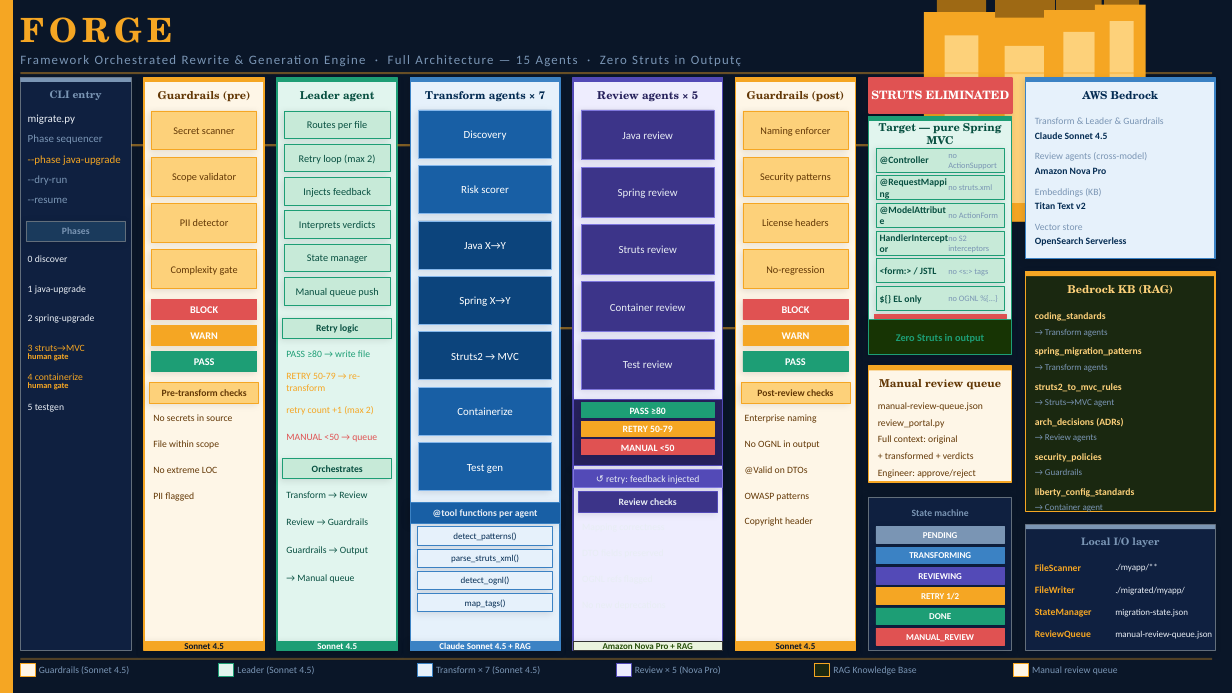
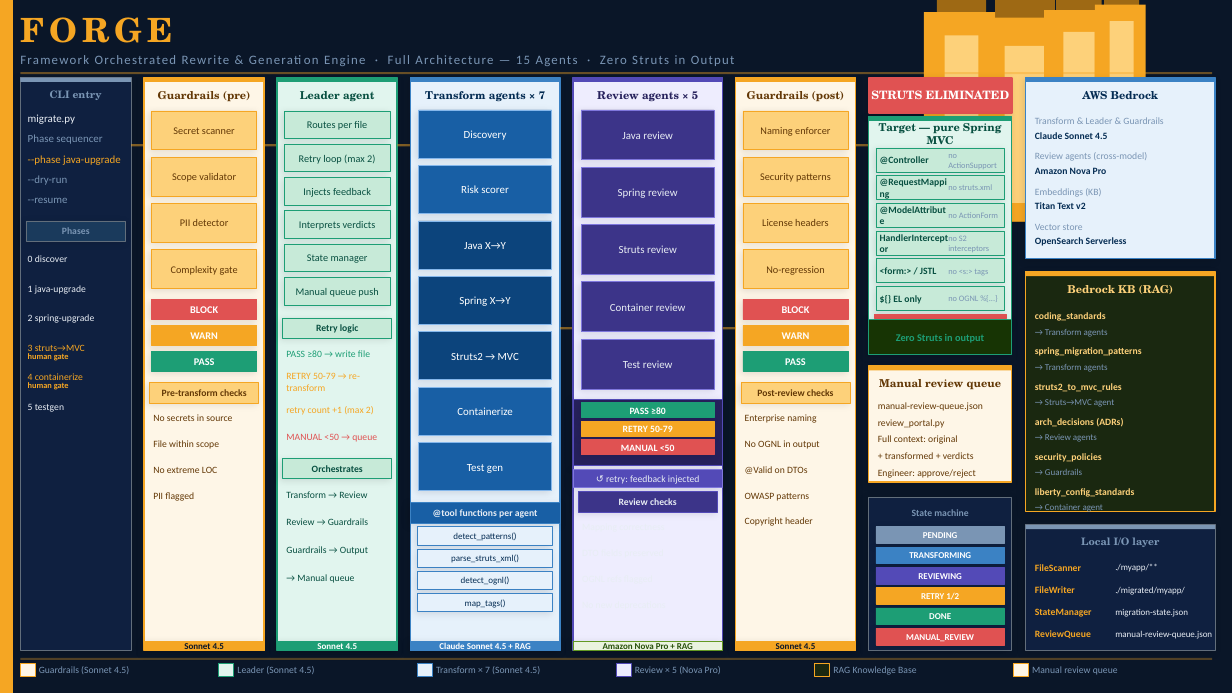
Before and after one commit to anche-raja/misc, a slide deck: slide 3 of FORGE-AgentDeepDive.pptx. Drawn at 1232x693 pixels with LibreOffice and Linux fonts; fonts in the diff are those of the drawing. Boxes give left, top, right and bottom in pixels: in the first picture for what was removed or moved away, otherwise in the second. Text is boxed around its words. In the diff, an @@ line names an element or a change of style, - is before the commit and + after.

```diff
--- a/FORGE-AgentDeepDive.pptx
+++ b/FORGE-AgentDeepDive.pptx
@@ text at [20, 55, 735, 66]: text changed @@
-Framework Orchestrated Rewrite & Generation Engine · Full Architecture — 15 Agents · Zero Struts in Outputç
+Framework Orchestrated Rewrite & Generation Engine · Full Architecture — 15 Agents · Zero Struts in Output
@@ rectangle at [573, 641, 723, 651]: outline #333333 0.5 pt to #639922 0.5 pt @@
```
Also in this commit, not shown: 3 other slides changed, 7 slides added.
